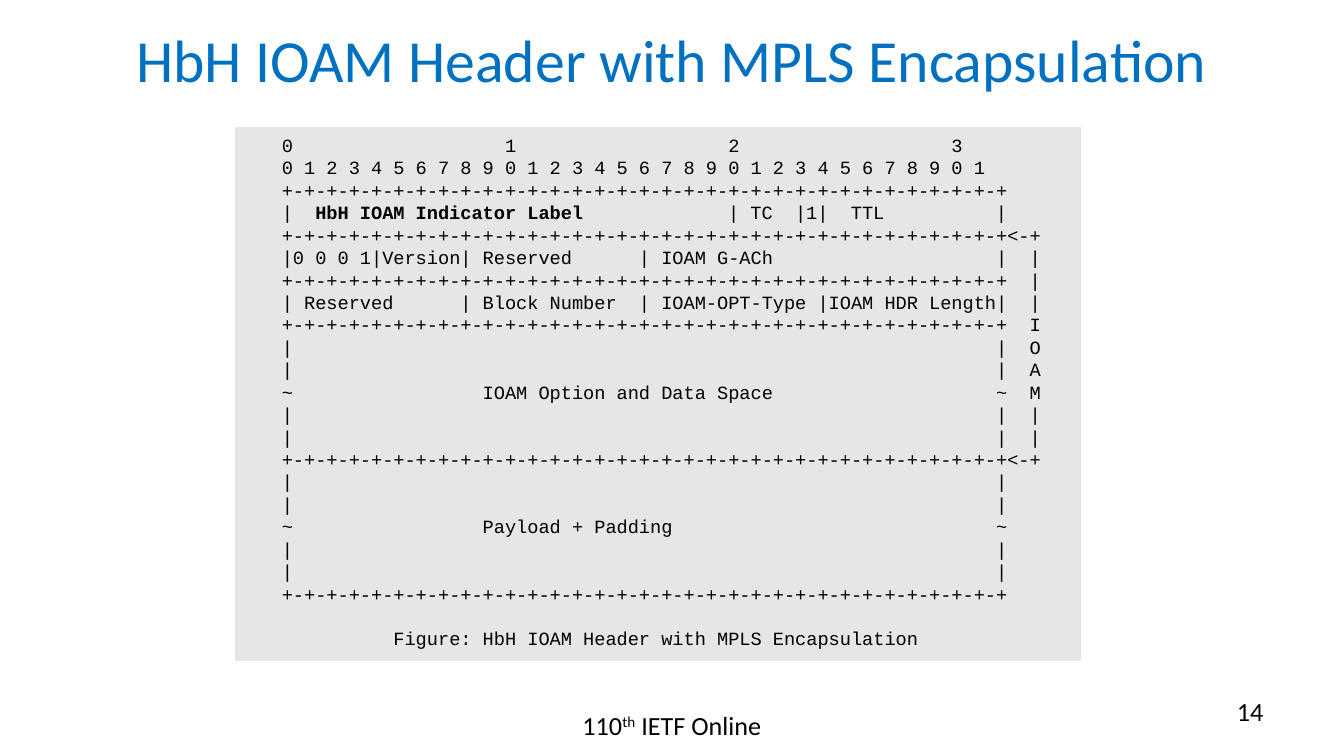
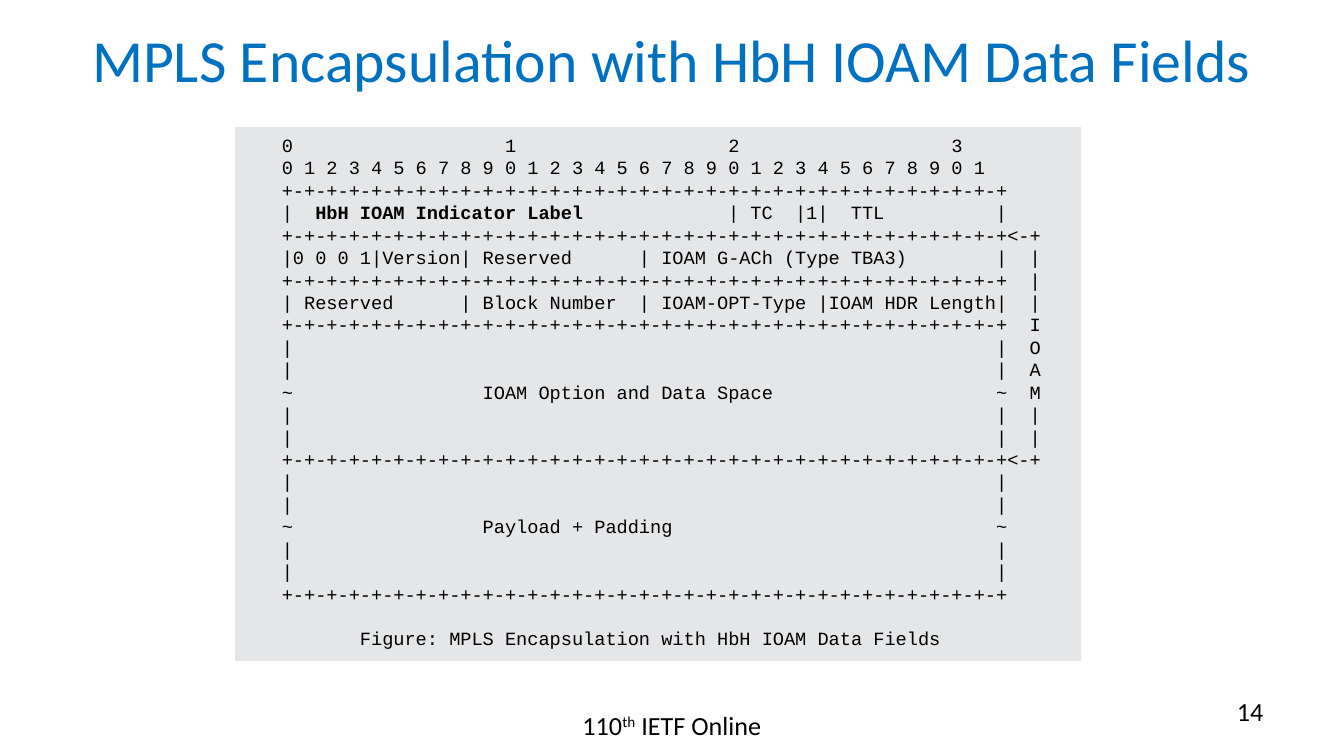
Before and after one commit to rakgandhi/ietf-slides, a slide deck: slide 14 of draft-gandhi-mpls-ioam-sr-05.pptx. Drawn at 1344x756 pixels with LibreOffice and Linux fonts; fonts in the diff are those of the drawing. Boxes give left, top, right and bottom in pixels: in the first picture for what was removed or moved away, otherwise in the second. Text is boxed around its words. In the diff, an @@ line names an element or a change of style, - is before the commit and + after.

```diff
--- a/draft-gandhi-mpls-ioam-sr-05.pptx
+++ b/draft-gandhi-mpls-ioam-sr-05.pptx
@@ title at (92,40,1250,92): text changed @@
-HbH IOAM Header with MPLS Encapsulation
+MPLS Encapsulation with HbH IOAM Data Fields
@@ text in rectangle at (282,251,907,268): text changed @@
-|0 0 0 1|Version| Reserved | IOAM G-ACh | |
+|0 0 0 1|Version| Reserved | IOAM G-ACh (Type TBA3) | |
@@ text in rectangle at (360,632,940,649): text changed @@
-Figure: HbH IOAM Header with MPLS Encapsulation
+Figure: MPLS Encapsulation with HbH IOAM Data Fields
```
Also in this commit, not shown: 19 other slides changed, 1 slide removed, 5 other files.
